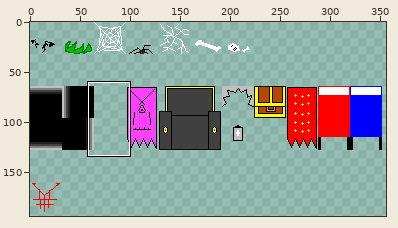
File history of a sprite sheet, background/images/bg_aesthetics.png. Above, an overview of the earlier version with the close-up marked.
Close-up. Old version:
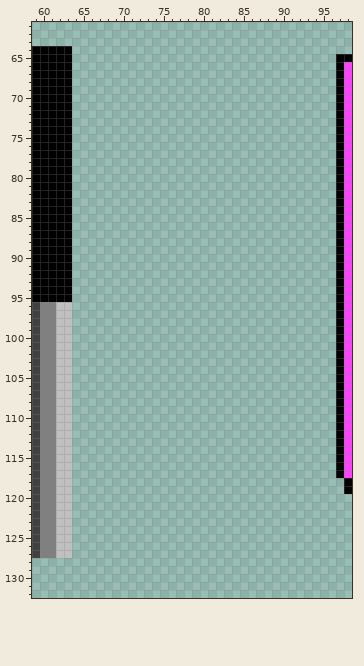
The file is 512x512 pixels. Pixels under 10% opacity are left out. Colours within 5 levels of each other are drawn and written as one. Shown: x 59..98, y 61..132. The wide view leaves out empty margins.
New version:
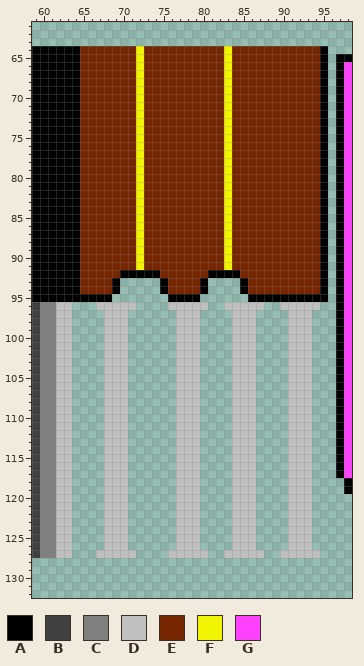
Palette (. is transparent): A #000000  B #404040  C #808080  D #c0c0c0  E #762600  F #f1f400  G #ff40ff
The exact change:
There is now colour A in rows 64 to 91 at x 64 and 95; in row 92 at x 64, 70 to 74, 81 to 84 and 95; in rows 93 to 94 at x 64, 69, 75, 80, 85 and 95; in row 95 at x 64 to 68, 76 to 79 and 86 to 95.
There is now colour D in row 96 at x 67 to 71, 76 to 80, 83 to 87 and 90 to 94; in rows 97 to 126 at x 68 to 70, 77 to 79, 84 to 86 and 91 to 93; in row 127 at x 67 to 71, 76 to 80, 83 to 87 and 90 to 94.
There is now colour E in rows 64 to 91 at x 65 to 71, 73 to 82 and 84 to 94; in row 92 at x 65 to 69, 75 to 80 and 85 to 94; in rows 93 to 94 at x 65 to 68, 76 to 79 and 86 to 94.
There is now colour F in rows 64 to 91 at x 72 and 83.
